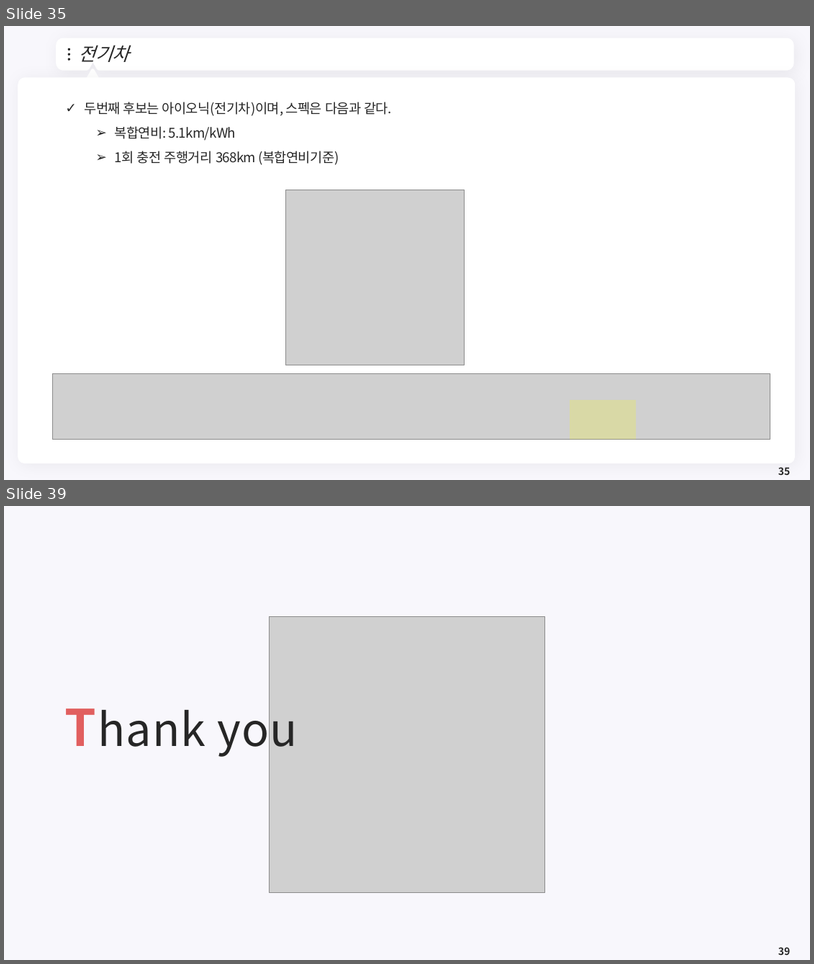
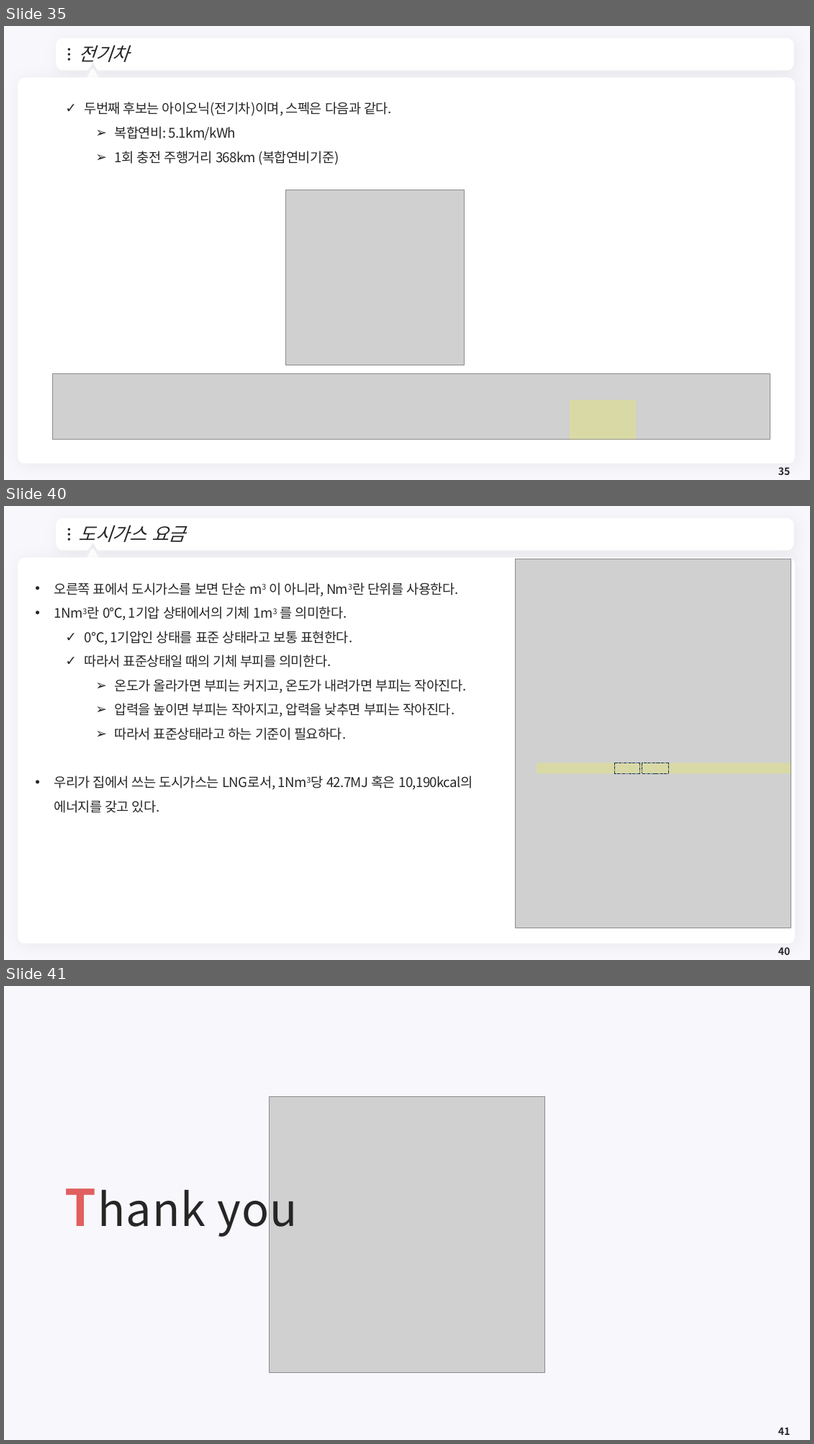
Before and after one commit to meandthey/Teaching, a slide deck: 에너지경제학/자원에너지경제학_Chapter_1.pptx. Shown one above the other, each under a label of ours: slides 35 and 39 before the commit, slides 35, 40 and 41 after it; the slides between them are not shown. The pictures are 814x964 and 814x1444 pixels, drawn with LibreOffice and Linux fonts; fonts in the diff are those of the drawing; grey boxes stand for pictures; background and template pictures are left out. Boxes give left, top, right and bottom in pixels: in the first picture for what was removed or moved away, otherwise in the second. Text is boxed around its words. In the diff, an @@ line names an element or a change of style, - is before the commit and + after.

```diff
--- a/에너지경제학/자원에너지경제학_Chapter_1.pptx
+++ b/에너지경제학/자원에너지경제학_Chapter_1.pptx
@@ slide 40 added at bbox=[4, 506, 810, 960], background #F8F7FC; not listed: 7 template elements that a slide beside it also shows @@
@@ title added at bbox=[79, 525, 185, 542], 22 pt, text #262626, italic @@
+도시가스 요금
@@ picture added at bbox=[516, 559, 791, 928] @@
@@ text added at bbox=[54, 582, 473, 813], 16 pt, text #262626 @@
+• 오른쪽 표에서 도시가스를 보면 단순 m3 이 아니라, Nm3란 단위를 사용한다.
+• 1Nm3란 0℃, 1기압 상태에서의 기체 1m3 를 의미한다.
+  ✓ 0℃, 1기압인 상태를 표준 상태라고 보통 표현한다.
+  ✓ 따라서 표준상태일 때의 기체 부피를 의미한다.
+    ➢ 온도가 올라가면 부피는 커지고, 온도가 내려가면 부피는 작아진다.
+    ➢ 압력을 높이면 부피는 작아지고, 압력을 낮추면 부피는 작아진다.
+    ➢ 따라서 표준상태라고 하는 기준이 필요하다.
+• 우리가 집에서 쓰는 도시가스는 LNG로서, 1Nm3당 42.7MJ 혹은 10,190kcal의 에너지를 갖고 있다.
@@ rectangle added at bbox=[537, 762, 791, 773], fill #FFFF00 at 20% opacity @@
@@ rectangle added at bbox=[615, 762, 640, 773], outline #143253 0.5 pt dashed @@
@@ rectangle added at bbox=[643, 762, 669, 773], outline #143253 0.5 pt dashed @@
@@ page number added at bbox=[779, 947, 790, 955], 12 pt, text #262626, bold @@
+40
@@ what was slide 39 is now slide 41 @@
@@ page number at bbox=[779, 1427, 790, 1435]: text changed @@
-39
+41
```
Also in this commit, not shown: 2 slides changed, 2 other slides added, 1 slide removed.
